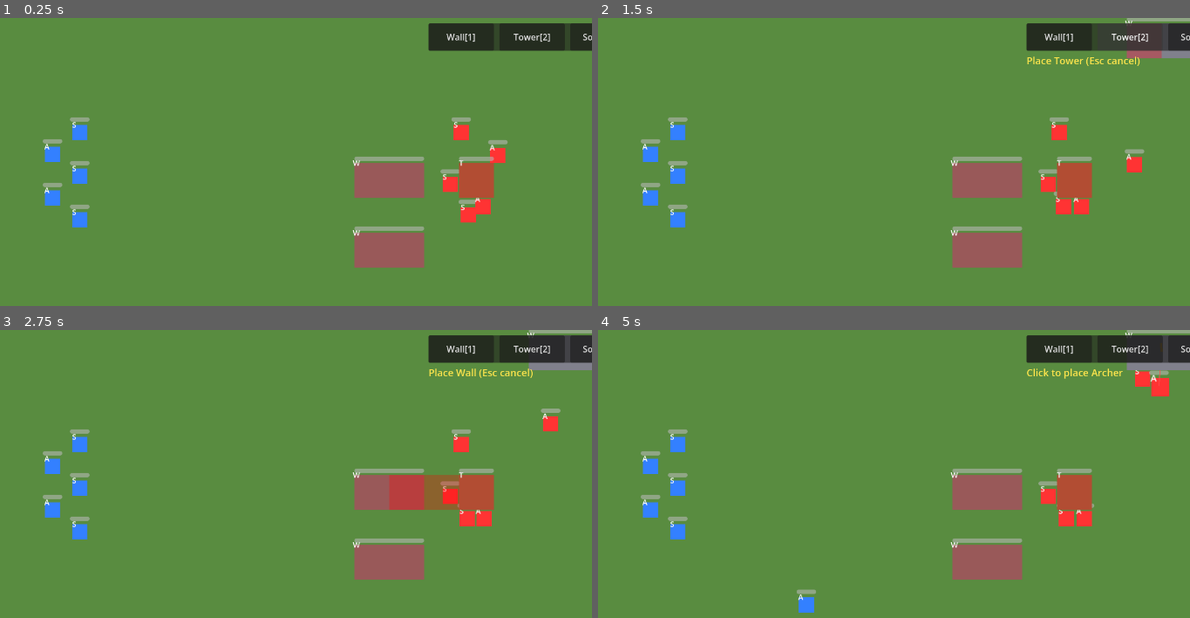
Above: before the commit, frames 1-4 (two rows, left to right).
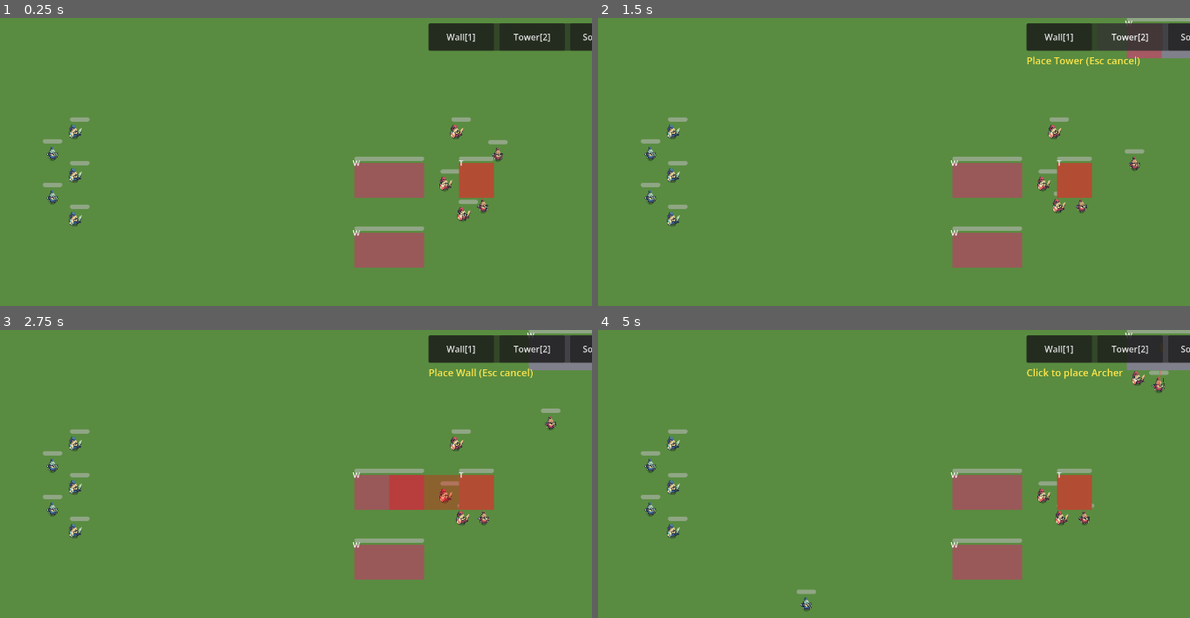
Above: after the commit, the same moments.

Repository: IguanaYu/godot_rts_start
Game: Godot game, scene res://scenes/main.tscn
Two runs of this game, one before a commit and one after it. Both use one fixed random seed, a clock stepped at 60 frames per second and the inputs below.
Inputs (mouse positions are in pixels of both pictures, inside the frame that each line leads up to):
- Up to frame 1 (0.25 s): no input
- Up to frame 2 (1.5 s): click "Wall[1]" at 0.5 s; click "Tower[2]" at 1.25 s
- Up to frame 3 (2.75 s): tap Enter at 2 s; move the mouse to (396, 505) at 2.02 s; tap 1 at 2.1 s; click (396, 505) at 2.17 s
- Up to frame 4 (5 s): move the mouse to (704, 546) at 2.77 s; hold S 2.78-3.53 s; tap 2 at 2.85 s; move the mouse to (911, 439) at 3.52 s; tap 3 at 3.6 s; tap Enter at 4.25 s; move the mouse to (805, 603) at 4.27 s; tap 4 at 4.35 s; click (805, 603) at 4.42 s

The runs differ from the first frame. In frame 1, 1.6% of the frame differs, in the area x 7-86%, y 36-73%; in frame 2, 1.6%; in frame 3, 1.6%; in frame 4, 1.8%, in the area x 7-97%, y 13-99%.

Commit message:
替换单位贴图为 Tiny Swords 素材包精灵图
- 步兵使用 Blue/Red Warrior 精灵图
- 弓箭手使用 Blue/Red Archer 精灵图
- ColorRect 替换为 Sprite2D，缩放 0.3

Diff:
--- a/scenes/unit.tscn
+++ b/scenes/unit.tscn
@@ -11,22 +11,9 @@
 [node name="CollisionShape2D" type="CollisionShape2D" parent="."]
 shape = SubResource("CircleShape2D_1")
 
-[node name="BodyVisual" type="ColorRect" parent="."]
-offset_left = -14.0
-offset_top = -14.0
-offset_right = 14.0
-offset_bottom = 14.0
-color = Color(0.2, 0.5, 1, 1)
-
-[node name="TypeLabel" type="Label" parent="BodyVisual"]
-layout_mode = 0
-offset_left = -6.0
-offset_top = -10.0
-offset_right = 14.0
-offset_bottom = 6.0
-theme_override_font_sizes/font_size = 14
-horizontal_alignment = 1
-vertical_alignment = 1
+[node name="BodySprite" type="Sprite2D" parent="."]
+scale = Vector2(0.3, 0.3)
+hframes = 6
 
 [node name="SelectionRing" type="ColorRect" parent="."]
 visible = false
--- a/scripts/unit.gd
+++ b/scripts/unit.gd
@@ -25,8 +25,7 @@
 @onready var nav_agent: NavigationAgent2D = $NavigationAgent2D
 @onready var selection_ring: CanvasItem = $SelectionRing
 @onready var hp_bar: ProgressBar = $HPBar
-@onready var body_visual: ColorRect = $BodyVisual
-@onready var type_label: Label = $BodyVisual/TypeLabel
+@onready var body_sprite: Sprite2D = $BodySprite
 @onready var aggro_line: Line2D = $AggroLine
 
 signal died(unit: Unit)
@@ -54,13 +53,13 @@
 	hp = max_hp
 
 func _setup_visuals() -> void:
-	var color: Color
-	if team == Team.PLAYER:
-		color = Color(0.2, 0.5, 1.0)
-	else:
-		color = Color(1.0, 0.2, 0.2)
-	body_visual.color = color
-	type_label.text = "S" if unit_type == UnitType.SOLDIER else "A"
+	var color_dir := "blue" if team == Team.PLAYER else "red"
+	var unit_name := "warrior" if unit_type == UnitType.SOLDIER else "archer"
+	var cap_name := "Warrior" if unit_type == UnitType.SOLDIER else "Archer"
+	var path := "res://assets/units/%s_%s/%s_Idle.png" % [color_dir, unit_name, cap_name]
+	var tex := load(path)
+	if tex and body_sprite:
+		body_sprite.texture = tex
 
 func _physics_process(delta: float) -> void:
 	if state == UnitState.DEAD:
@@ -155,8 +154,8 @@
 		else:
 			attack_target.take_damage(attack_damage)
 		var tween := create_tween()
-		tween.tween_property(body_visual, "scale", Vector2(1.3, 1.3), 0.1)
-		tween.tween_property(body_visual, "scale", Vector2(1.0, 1.0), 0.1)
+		tween.tween_property(body_sprite, "scale", Vector2(0.35, 0.35), 0.1)
+		tween.tween_property(body_sprite, "scale", Vector2(0.3, 0.3), 0.1)
 
 func _spawn_arrow(target) -> void:
 	var arrow_scene := load("res://scenes/arrow.tscn")
Binary file added: assets/Tiny Swords (Free Pack)/Tiny Swords (Free Pack)/Buildings/Black Buildings/Archery.png
Not shown, added: assets/Tiny Swords (Free Pack)/Tiny Swords (Free Pack)/Buildings/Black Buildings/Archery.png.import
Binary file added: assets/Tiny Swords (Free Pack)/Tiny Swords (Free Pack)/Buildings/Black Buildings/Barracks.png
Not shown, added: assets/Tiny Swords (Free Pack)/Tiny Swords (Free Pack)/Buildings/Black Buildings/Barracks.png.import
Binary file added: assets/Tiny Swords (Free Pack)/Tiny Swords (Free Pack)/Buildings/Black Buildings/Castle.png
Not shown, added: assets/Tiny Swords (Free Pack)/Tiny Swords (Free Pack)/Buildings/Black Buildings/Castle.png.import
Binary file added: assets/Tiny Swords (Free Pack)/Tiny Swords (Free Pack)/Buildings/Black Buildings/House1.png
Not shown, added: assets/Tiny Swords (Free Pack)/Tiny Swords (Free Pack)/Buildings/Black Buildings/House1.png.import
Binary file added: assets/Tiny Swords (Free Pack)/Tiny Swords (Free Pack)/Buildings/Black Buildings/House2.png
Not shown, added: assets/Tiny Swords (Free Pack)/Tiny Swords (Free Pack)/Buildings/Black Buildings/House2.png.import
Binary file added: assets/Tiny Swords (Free Pack)/Tiny Swords (Free Pack)/Buildings/Black Buildings/House3.png
Not shown, added: assets/Tiny Swords (Free Pack)/Tiny Swords (Free Pack)/Buildings/Black Buildings/House3.png.import
(and 897 more such lines)
